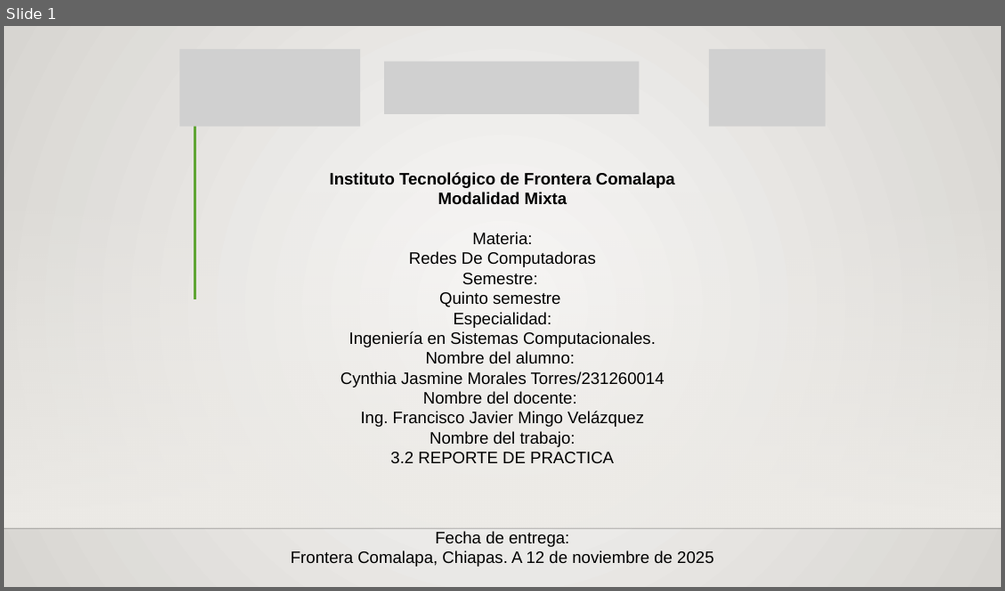
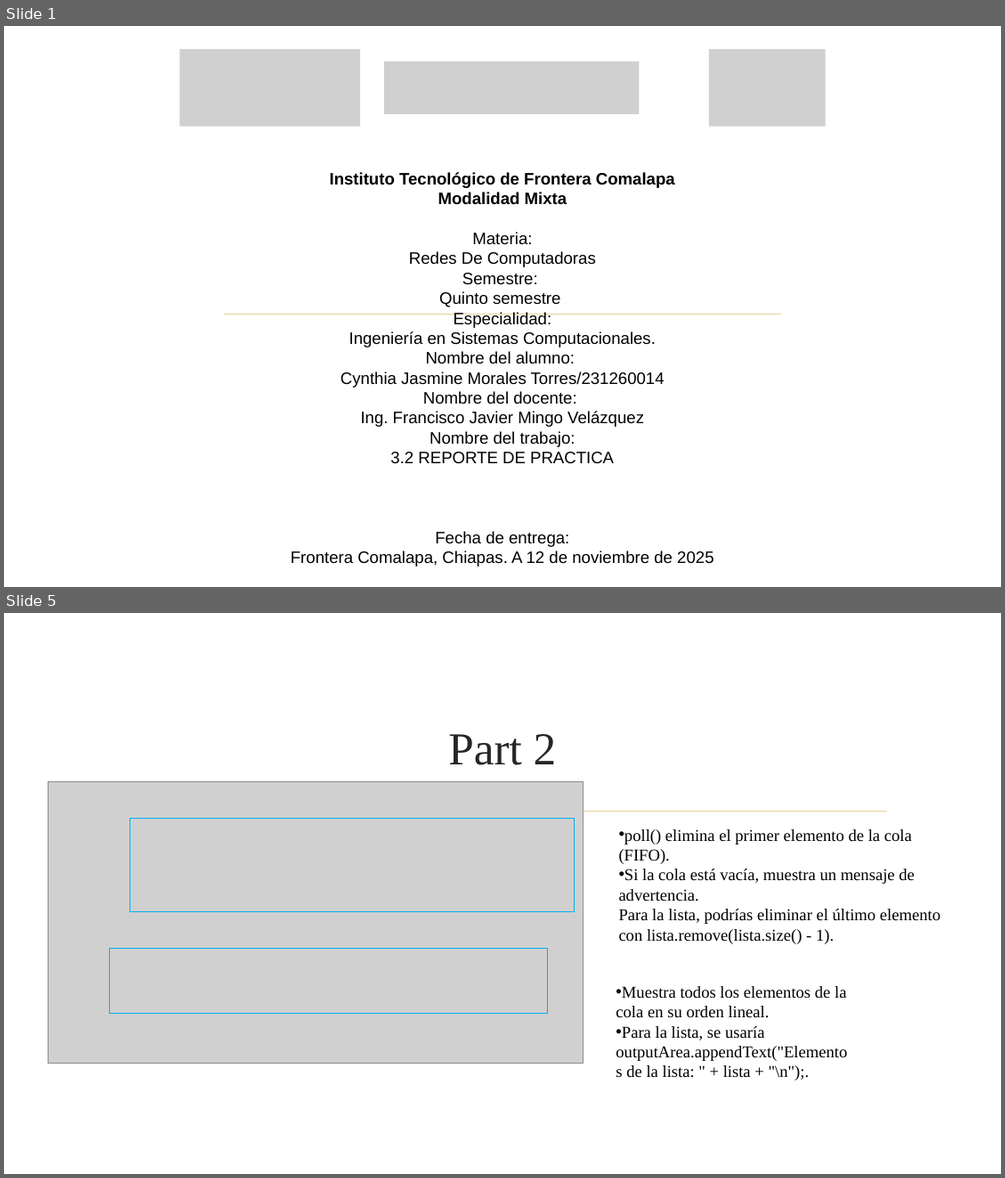
Before and after one commit to Cynthia21Morales/EstructuraDeDatos_CynthiaJasmineMT, a slide deck: Unidad 3/3.2 Reporte de Practica_Cynthia Jasmine Morales Torres.pptx. Shown one above the other, each under a label of ours: slide 1 before the commit, slides 1 and 5 after it; the slides between them are not shown. The pictures are 1005x591 and 1005x1178 pixels, drawn with LibreOffice and Linux fonts; fonts in the diff are those of the drawing; grey boxes stand for pictures; background and template pictures are left out. Boxes give left, top, right and bottom in pixels: in the first picture for what was removed or moved away, otherwise in the second. Text is boxed around its words. In the diff, an @@ line names an element or a change of style, - is before the commit and + after.

```diff
--- a/Unidad 3/3.2 Reporte de Practica_Cynthia Jasmine Morales Torres.pptx
+++ b/Unidad 3/3.2 Reporte de Practica_Cynthia Jasmine Morales Torres.pptx
@@ slide 5 added at (4,613,1001,1174), background picture (left out) @@
@@ title added at (448,734,557,765), 44 pt, text #262626 @@
+Part 2
@@ picture added at (48,781,582,1063) @@
@@ line added from (119, 811) to (887, 811), #E8D191 1.25 pt @@
@@ rectangle added at (129,819,574,911), outline #00B0F0 0.75 pt @@
@@ text added at (619,829,940,944), 16 pt, text #000000 @@
+• poll() elimina el primer elemento de la cola (FIFO).
+• Si la cola está vacía, muestra un mensaje de advertencia.
+Para la lista, podrías eliminar el último elemento con lista.remove(lista.size() - 1).
@@ rectangle added at (110,949,549,1013), outline #00B0F0 0.75 pt @@
@@ text added at (615,986,847,1080), 16 pt, text #000000 @@
+• Muestra todos los elementos de la cola en su orden lineal.
+• Para la lista, se usaría outputArea.appendText("Elementos de la lista: " + lista + "\n");.
@@ slide 1 changed as well @@
@@ background gradient #FAFAF9 to #D7D5D2 to picture (left out) @@
@@ line removed from (194, 91) to (194, 300) @@
@@ rectangle removed at (4,191,1001,527) @@
@@ line added from (224, 313) to (782, 313), #E8D191 1.25 pt @@
@@ line removed from (4, 529) to (1001, 529) @@
```
Also in this commit, not shown: 6 other slides added, 56 other files.
